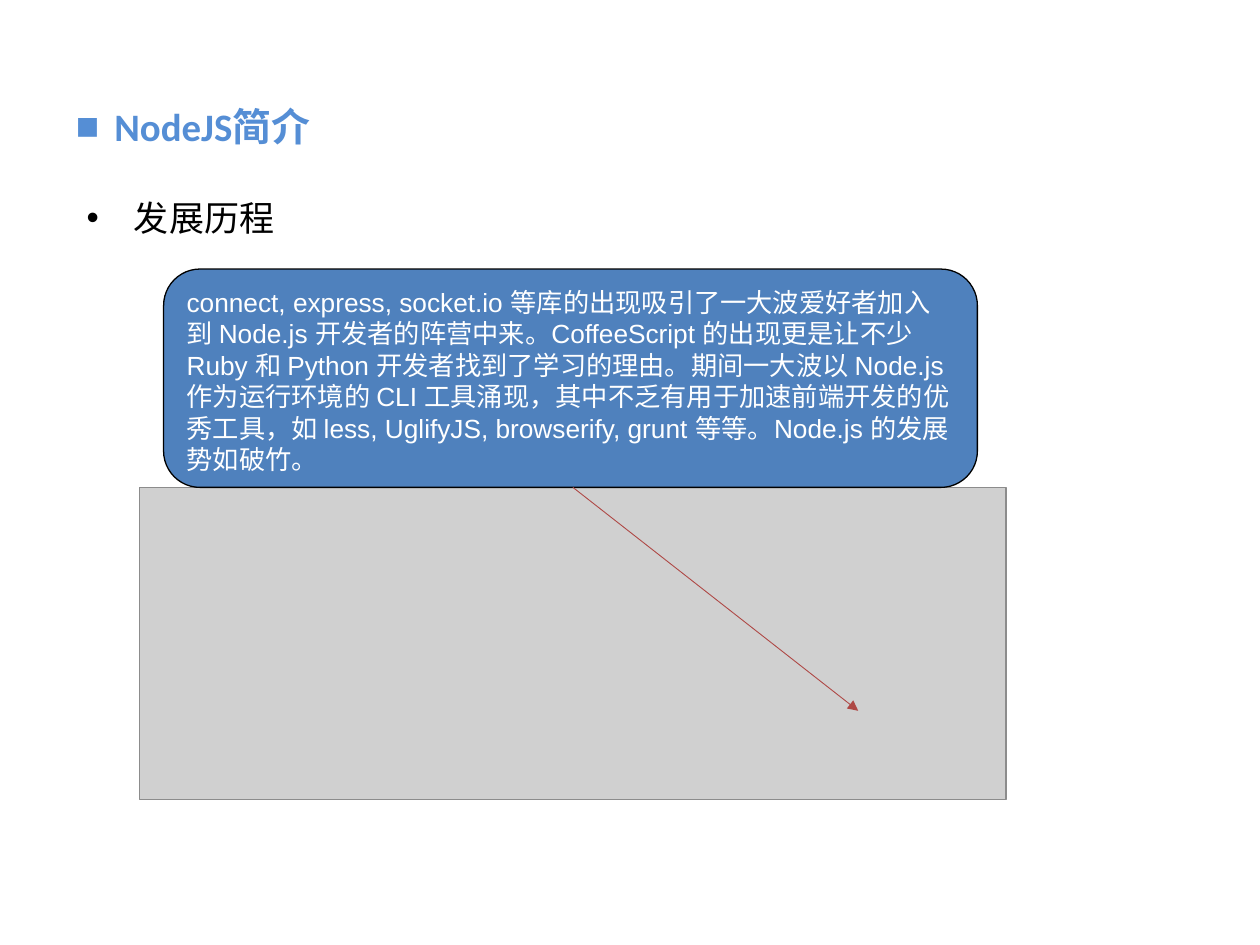
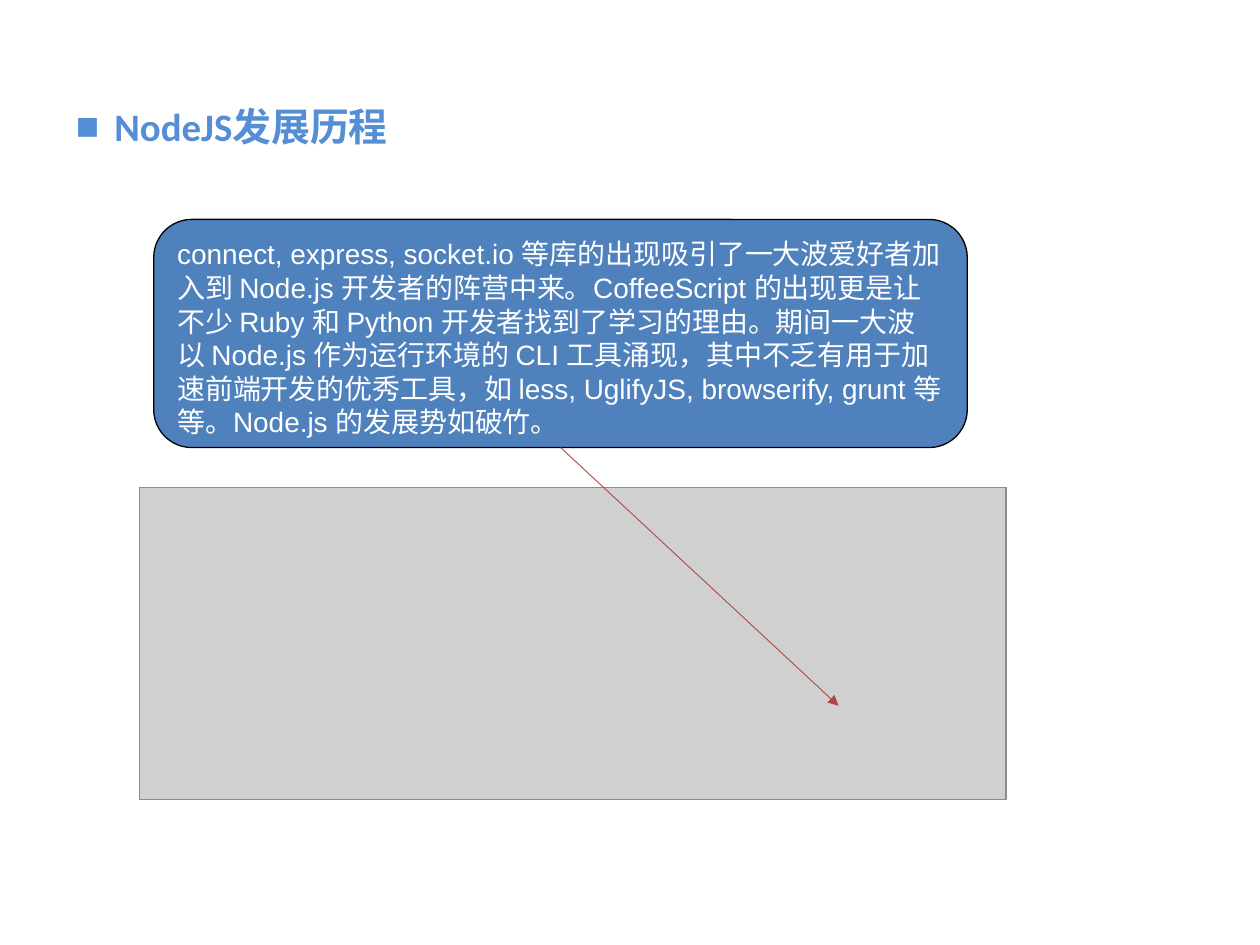
Before and after one commit to vaik/Documents, a slide deck: slide 7 of 我的分享/NodeJS基础概念理解.ppt. Drawn at 1260x945 pixels with LibreOffice and Linux fonts; fonts in the diff are those of the drawing; grey boxes stand for pictures; background and template pictures are left out. Boxes give left, top, right and bottom in pixels: in the first picture for what was removed or moved away, otherwise in the second. Text is boxed around its words. In the diff, an @@ line names an element or a change of style, - is before the commit and + after.

```diff
--- a/我的分享/NodeJS基础概念理解.ppt
+++ b/我的分享/NodeJS基础概念理解.ppt
@@ text at bbox=[114, 108, 387, 145]: text changed @@
-■ NodeJS简介
+■ NodeJS发展历程
@@ text removed at bbox=[134, 201, 274, 234] @@
-• 发展历程
@@ rounded rectangle "connect, express, socket.io 等库的出现吸引了一大波爱好者加入到 Node.js ...": place and size @@
-rounded rectangle "connect, express, socket.io 等库的出现吸引了一大波爱好者加入到 Node.js ..." at bbox=[164, 270, 978, 488]
+rounded rectangle "connect, express, socket.io 等库的出现吸引了一大波爱好者加入到 Node.js ..." at bbox=[154, 219, 968, 447]
@@ rounded rectangle "connect, express, socket.io 等库的出现吸引了一大波爱好者加入到 Node.js ..." at bbox=[154, 219, 968, 447]: size 15 to 16 pt @@
@@ arrow moved from (573, 488) - (858, 711) to (561, 447) - (839, 706) @@
```
Also in this commit, not shown: 9 other slides changed, 1 slide added, 1 slide removed.
